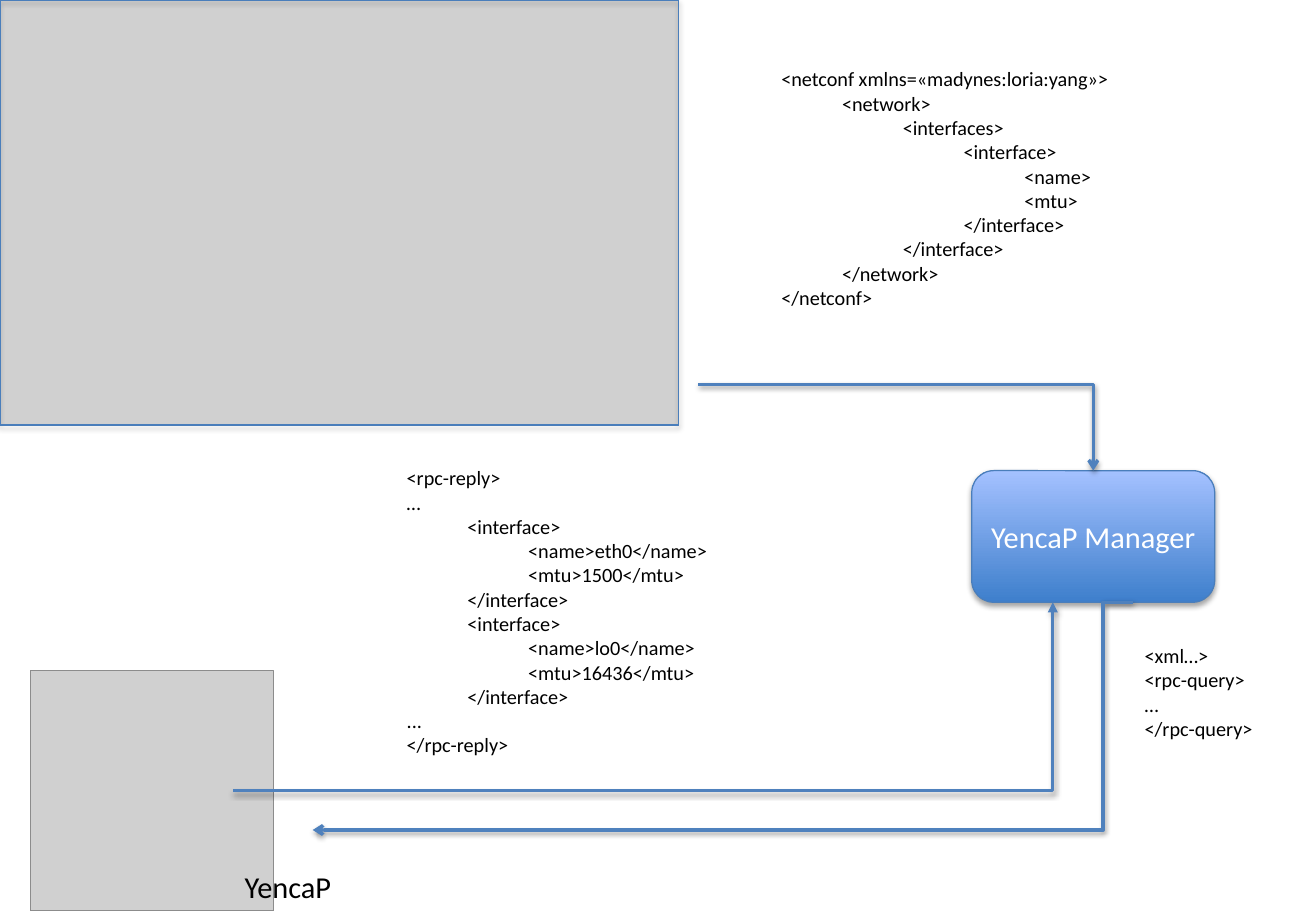
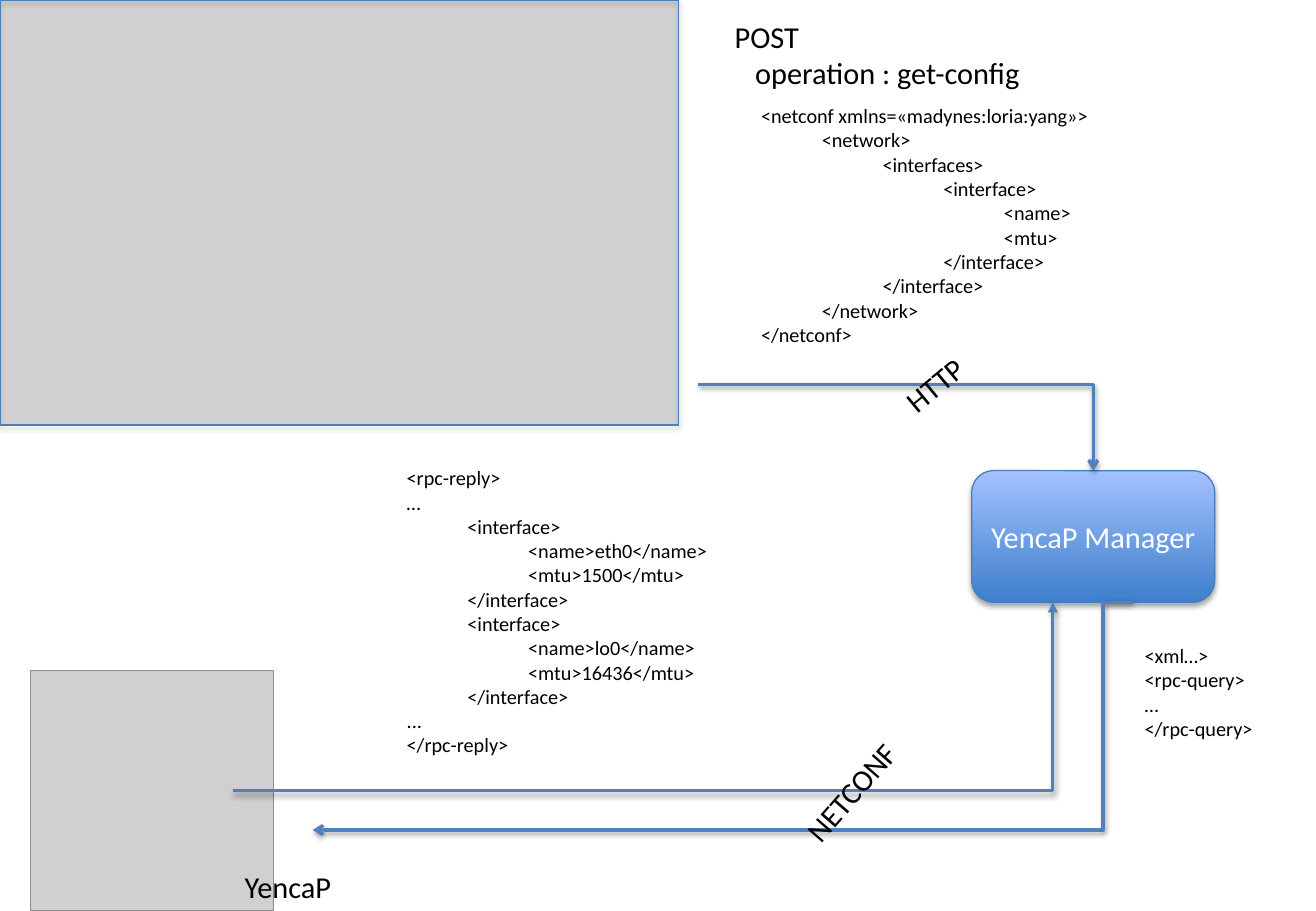
Before and after one commit to AaronNGray/jYang, a slide deck: slide 8 of yang-manager/reports/YangArchi.pptx. Drawn at 1316x911 pixels with LibreOffice and Linux fonts; fonts in the diff are those of the drawing; grey boxes stand for pictures. Boxes give left, top, right and bottom in pixels: in the first picture for what was removed or moved away, otherwise in the second. Text is boxed around its words. In the diff, an @@ line names an element or a change of style, - is before the commit and + after.

```diff
--- a/yang-manager/reports/YangArchi.pptx
+++ b/yang-manager/reports/YangArchi.pptx
@@ text added at bbox=[735, 28, 1019, 90], 18 pt, text #000000 @@
+POST
+operation : get-config
@@ text "<netconf xmlns=«madynes:loria:yang»>": place and size @@
-text "<netconf xmlns=«madynes:loria:yang»>" at bbox=[781, 72, 1108, 306]
+text "<netconf xmlns=«madynes:loria:yang»>" at bbox=[761, 109, 1087, 343]
@@ text added at bbox=[886, 337, 986, 431], 18 pt, text #000000 @@
+HTTP
@@ text added at bbox=[786, 721, 917, 861], 18 pt, text #000000 @@
+NETCONF
```
Also in this commit, not shown: 1 slide added.
